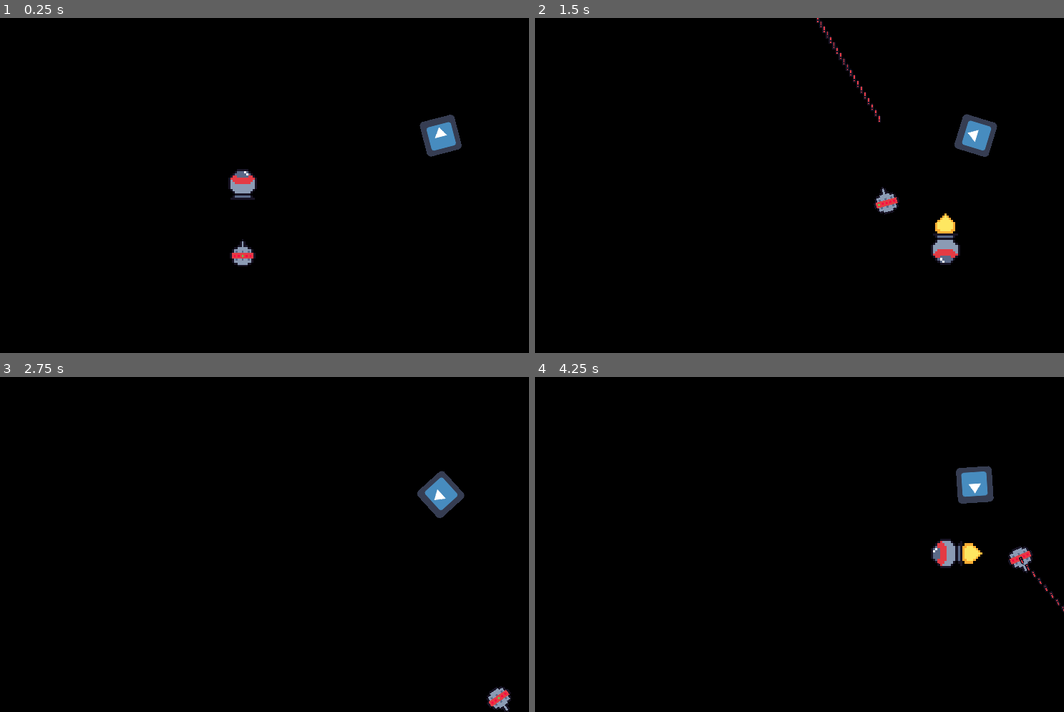
Above: before the commit, frames 1-4 (two rows, left to right).
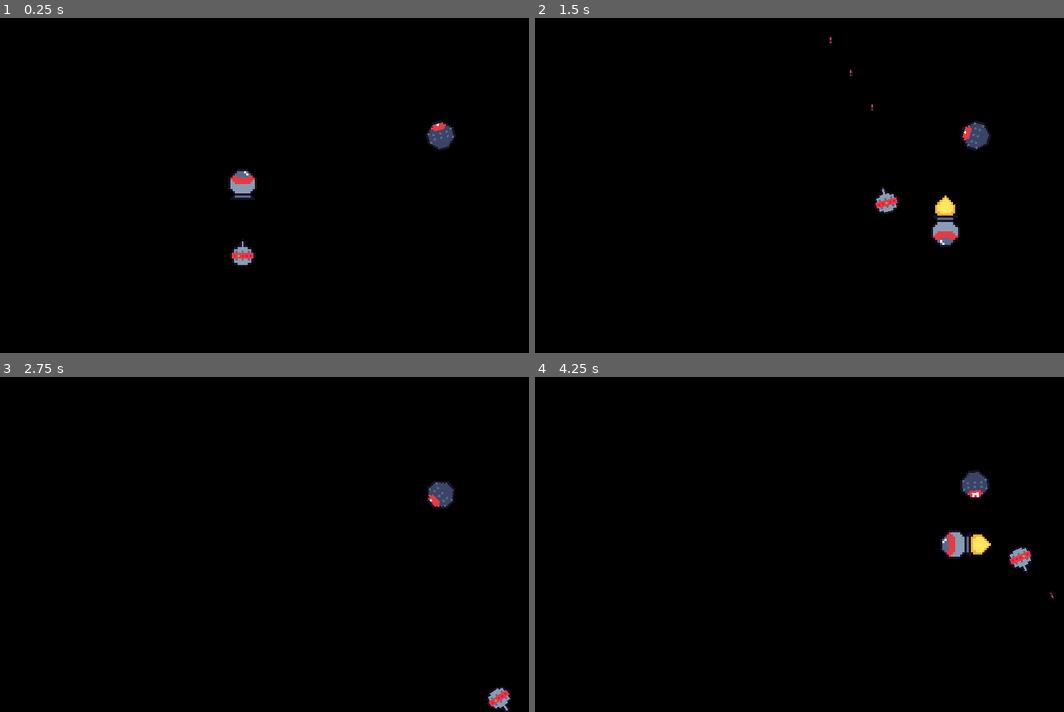
Above: after the commit, the same moments.

Repository: ColdCalzone/gmtk-gwj-34
Game: Godot game, scene res://scenes/Test.tscn
The game is run twice, just before and just after one commit, with the same random seed, the same clock (stepped at 60 frames per second) and the same inputs. The engine's default icon, where the game draws it, is replaced by a stand-in: a white triangle on a blue panel in a dark square.
Inputs:
- Up to frame 1 (0.25 s): no input
- Up to frame 2 (1.5 s): hold Right (move_right) 0.53-1.28 s; hold W (shooty) 0.53-1.28 s; hold Down (move_down) from 1.28 s (still down); tap A (aim_left) at 1.35 s
- Up to frame 3 (2.75 s): tap W (shooty) at 1.55, 2.3 s; release Down (move_down) at 2.03 s; hold Right (move_right) from 2.03 s (still down); hold D (aim_right) from 2.03 s (still down)
- Up to frame 4 (4.25 s): release Right (move_right) at 2.78 s; release D (aim_right) at 2.78 s; hold Up (move_up) 2.78-3.53 s; tap W (shooty) at 2.85 s; hold Left (move_left) from 3.53 s (still down); hold W (shooty) from 3.53 s (still down)

The runs differ from the first frame. In frame 1, 0.7% of the frame differs, in the area x 44-88%, y 28-72%; in frame 2, 1.8%, in the area x 53-88%, y 0-74%; in frame 3, 0.7%; in frame 4, 1.6%.

Commit message:
Made Turret shooting Good:tm:, Animated Basic Enemies, and fixed basic enemy bug

Diff:
--- a/objects/Bullet.tscn
+++ b/objects/Bullet.tscn
@@ -4,9 +4,10 @@
 [ext_resource path="res://objects/Bullet.gd" type="Script" id=2]
 
 [sub_resource type="RectangleShape2D" id=1]
-extents = Vector2( 3, 6 )
+extents = Vector2( 3, 7 )
 
 [node name="Bullet" type="KinematicBody2D"]
+z_index = -1
 collision_layer = 4
 collision_mask = 0
 script = ExtResource( 2 )
--- a/objects/Player.tscn
+++ b/objects/Player.tscn
@@ -14,9 +14,9 @@
 script = ExtResource( 2 )
 
 [node name="Sprite" type="Sprite" parent="."]
-position = Vector2( 0, 16 )
 scale = Vector2( 4, 4 )
 texture = ExtResource( 1 )
+offset = Vector2( 0, 4 )
 hframes = 3
 
 [node name="Turret" parent="." groups=[
--- a/objects/Turret.gd
+++ b/objects/Turret.gd
@@ -32,10 +32,14 @@
 
 func _physics_process(delta):
 	if Input.is_action_pressed("shooty"):
-		shoot()
+		if timer.is_stopped():
+			timer.start()
+			shoot()
+	else:
+		timer.stop()
 
 func _process(delta : float) :
-	frame += delta * (ANIMATION_SPEED/timer.wait_time)
+	frame += delta * (ANIMATION_SPEED)
 	if frame > 5.0: frame = 0.0
 	sprite.frame = int(frame)
 
--- a/objects/Turret.tscn
+++ b/objects/Turret.tscn
@@ -25,5 +25,5 @@
 [node name="Tween" type="Tween" parent="."]
 
 [node name="Timer" type="Timer" parent="."]
-wait_time = 0.5
-autostart = true
+wait_time = 0.1
+one_shot = true
--- a/objects/enemies/BasicEnemy.gd
+++ b/objects/enemies/BasicEnemy.gd
@@ -7,8 +7,12 @@
 export var damage : int = 1
 
 onready var sprite = $Sprite
-#const ANIMATION_SPEED = 10
-#var frame : float = 0.0
+const ANIMATION_SPEED = 10
+var frame : float = 0.0
+
+enum STATE {SEARCHING_LEFT, SEARCHING_RIGHT, LOCKING, LOCKED}
+
+var state = STATE.SEARCHING_LEFT
 
 var target : Node2D = null
 
@@ -28,11 +32,33 @@
 	if health <= 0:
 		queue_free()
 
+func _process(delta):
+	match state:
+		STATE.SEARCHING_LEFT:
+			if frame >= 4:
+				state = STATE.SEARCHING_RIGHT
+			frame += delta * ANIMATION_SPEED
+		STATE.SEARCHING_RIGHT:
+			if frame <= 0:
+				state = STATE.SEARCHING_LEFT
+			frame -= delta * ANIMATION_SPEED
+		STATE.LOCKING:
+			frame = max(frame, 4.0)
+			frame += delta * ANIMATION_SPEED
+			if frame >= 8:
+				state = STATE.LOCKED
+		STATE.LOCKED:
+			frame = 8
+	sprite.frame = int(frame)
+
 func get_target():
 	var player = get_tree().get_nodes_in_group("Player")[0]
 	var angle = position.angle_to_point(player.position) - 1.57
 	rotation = lerp_angle(rotation, angle, 0.01)# * delta
+	angle = wrapf(angle, 0, 6.28)
+	rotation = wrapf(rotation, 0, 6.28)
 	if abs(angle - rotation) < 0.2:
+		state = STATE.LOCKING
 		return player
 	return null
 
@@ -43,5 +69,6 @@
 	if targeting_time > 1:
 		return Vector2.UP.rotated(rotation) * speed * delta
 	else:
+		state = STATE.LOCKED
 		return Vector2.UP.rotated(rotation) * -speed / 3 * delta
 	return Vector2.ZERO
--- a/objects/enemies/BasicEnemy.tscn
+++ b/objects/enemies/BasicEnemy.tscn
@@ -1,6 +1,6 @@
 [gd_scene load_steps=4 format=2]
 
-[ext_resource path="res://icon.png" type="Texture" id=1]
+[ext_resource path="res://assets/sprites/basic_enemy.png" type="Texture" id=1]
 [ext_resource path="res://objects/enemies/BasicEnemy.gd" type="Script" id=2]
 
 [sub_resource type="RectangleShape2D" id=1]
@@ -12,8 +12,13 @@
 collision_layer = 2
 script = ExtResource( 2 )
 
-[node name="Sprite" type="Sprite" parent="."]
+[node name="Sprite" type="Sprite" parent="." groups=[
+"Enemy",
+]]
+scale = Vector2( 4, 4 )
 texture = ExtResource( 1 )
+hframes = 9
+frame = 7
 
 [node name="CollisionShape2D" type="CollisionShape2D" parent="."]
 shape = SubResource( 1 )
Binary file added: aseprite/basic_enemy.ase
Binary file added: assets/sprites/basic_enemy.png
Not shown, added: assets/sprites/basic_enemy.png.import
